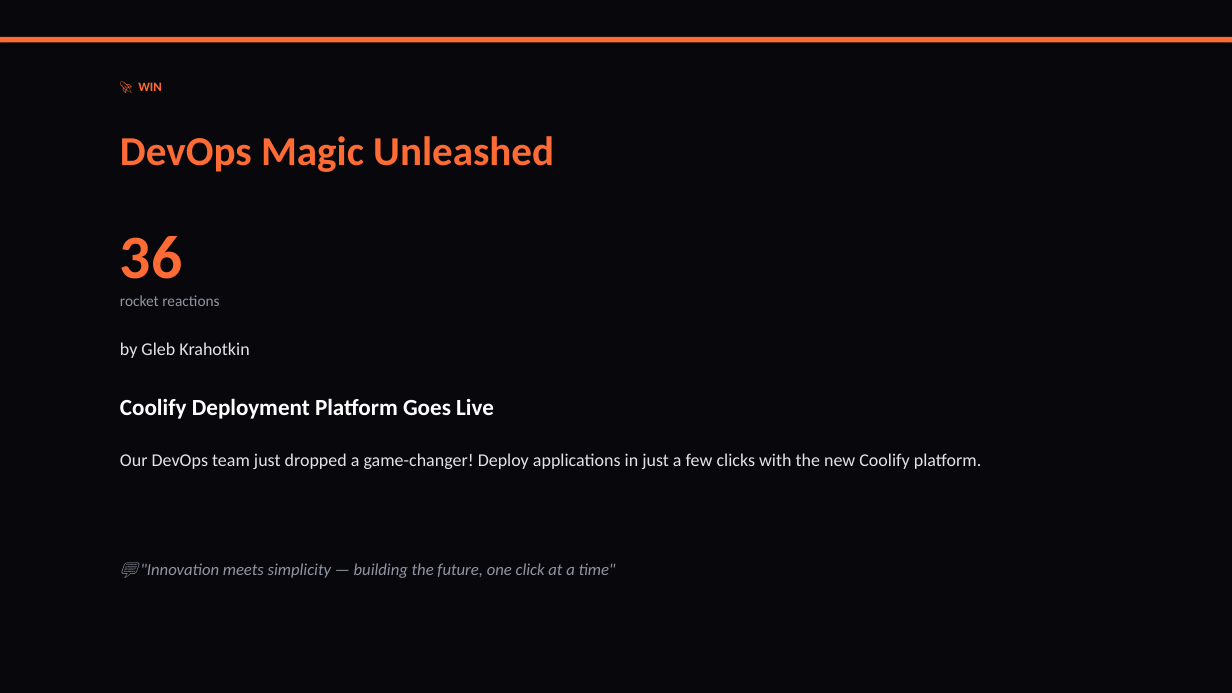
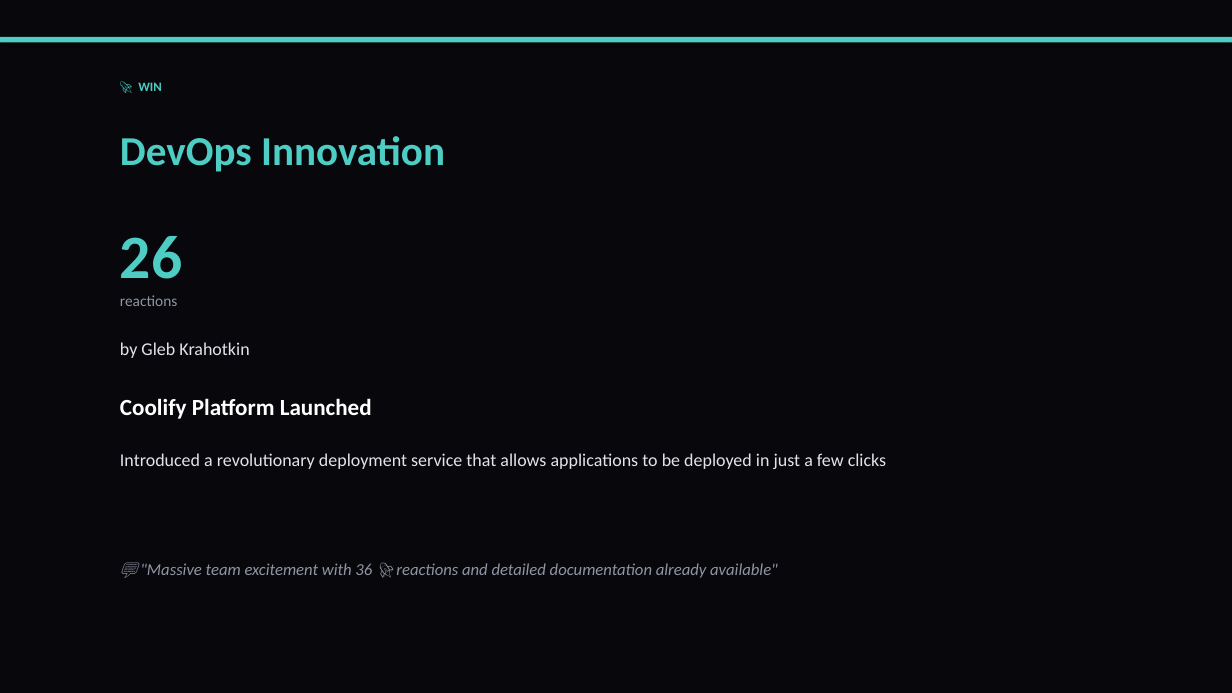
Before and after one commit to liliyagarifullina-maker/appodeal-pulse, a slide deck: slide 3 of data/archive/pulse_2026-03-12.pptx (slide 2 before the commit). Drawn at 1232x693 pixels with LibreOffice and Linux fonts; fonts in the diff are those of the drawing. Boxes give left, top, right and bottom in pixels: in the first picture for what was removed or moved away, otherwise in the second. Text is boxed around its words. In the diff, an @@ line names an element or a change of style, - is before the commit and + after.

```diff
--- a/data/archive/pulse_2026-03-12.pptx
+++ b/data/archive/pulse_2026-03-12.pptx
@@ rectangle at (x1=0, y1=37, x2=1232, y2=43): fill #FF6B35 to #4ECDC4 @@
@@ text "🚀 WIN" at (x1=138, y1=82, x2=161, y2=91): text colour #FF6B35 to #4ECDC4 @@
@@ text at (x1=120, y1=136, x2=445, y2=172): text changed; text colour #FF6B35 to #4ECDC4 @@
-DevOps Magic Unleashed
+DevOps Innovation
@@ text at (x1=120, y1=236, x2=182, y2=279): text changed; text colour #FF6B35 to #4ECDC4 @@
-36
+26
@@ text at (x1=120, y1=295, x2=177, y2=306): text changed @@
-rocket reactions
+reactions
@@ text at (x1=120, y1=398, x2=372, y2=419): text changed @@
-Coolify Deployment Platform Goes Live
+Coolify Platform Launched
@@ text at (x1=120, y1=453, x2=886, y2=469): text changed @@
-Our DevOps team just dropped a game-changer! Deploy applications in just a few clicks with the new Coolify platform.
+Introduced a revolutionary deployment service that allows applications to be deployed in just a few clicks
@@ text at (x1=140, y1=563, x2=778, y2=578): text changed @@
-💬 "Innovation meets simplicity — building the future, one click at a time"
+💬 "Massive team excitement with 36 🚀 reactions and detailed documentation already available"
```
Also in this commit, not shown: 12 other slides changed, 4 slides added, 5 slides removed, 2 other files.
